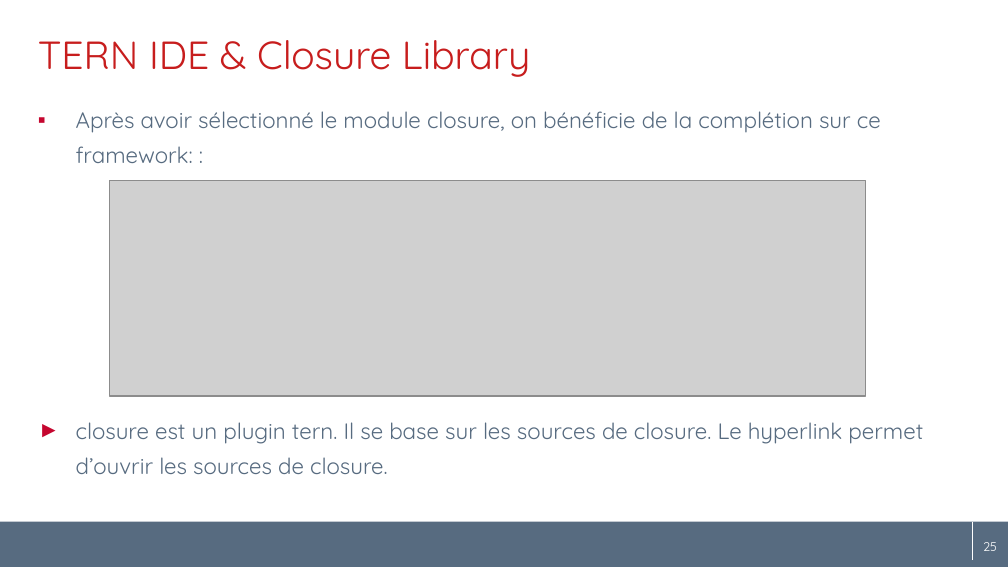
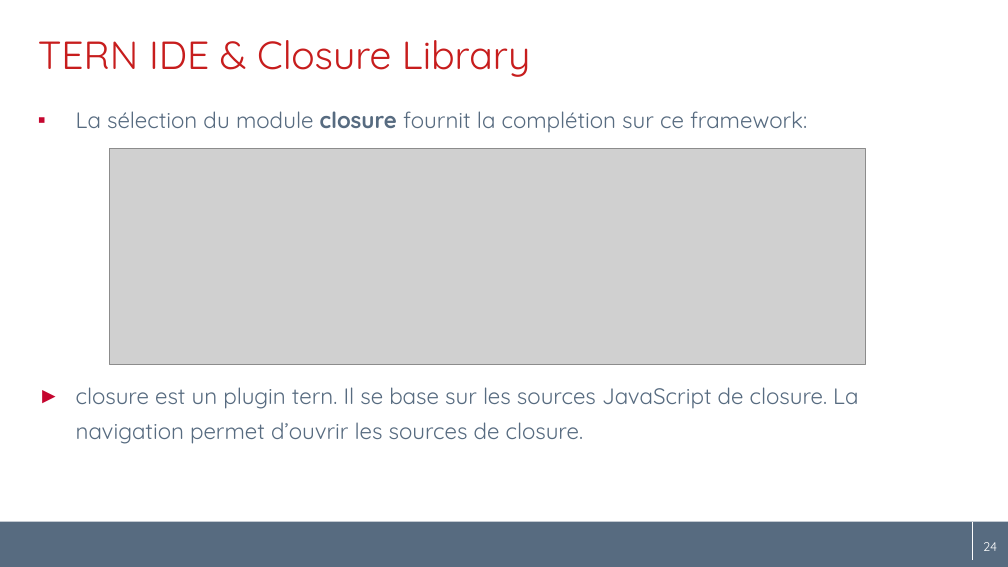
Before and after one commit to angelozerr/tern.java, a slide deck: slide 24 of docs/tern.java_fr.pptx (slide 25 before the commit). Drawn at 1008x567 pixels with LibreOffice and Linux fonts; fonts in the diff are those of the drawing; grey boxes stand for pictures; background and template pictures are left out. Boxes give left, top, right and bottom in pixels: in the first picture for what was removed or moved away, otherwise in the second. Text is boxed around its words. In the diff, an @@ line names an element or a change of style, - is before the commit and + after.

```diff
--- a/docs/tern.java_fr.pptx
+++ b/docs/tern.java_fr.pptx
@@ text at bbox=[76, 111, 858, 444]: text changed @@
-▪ Après avoir sélectionné le module closure, on bénéficie de la complétion sur ce framework: :
-► closure est un plugin tern. Il se base sur les sources de closure. Le hyperlink permet d’ouvrir les sources de closure.
+▪ La sélection du module closure fournit la complétion sur ce framework:
+► closure est un plugin tern. Il se base sur les sources JavaScript de closure. La navigation permet d’ouvrir les sources de closure.
@@ picture: place and size @@
-picture at bbox=[109, 180, 866, 396]
+picture at bbox=[109, 148, 866, 364]
@@ page number at bbox=[978, 542, 992, 551]: text changed @@
-25
+24
@@ page number at bbox=[983, 542, 997, 551]: text changed @@
-25
+24
```
Also in this commit, not shown: 21 other slides changed, 1 slide removed.
